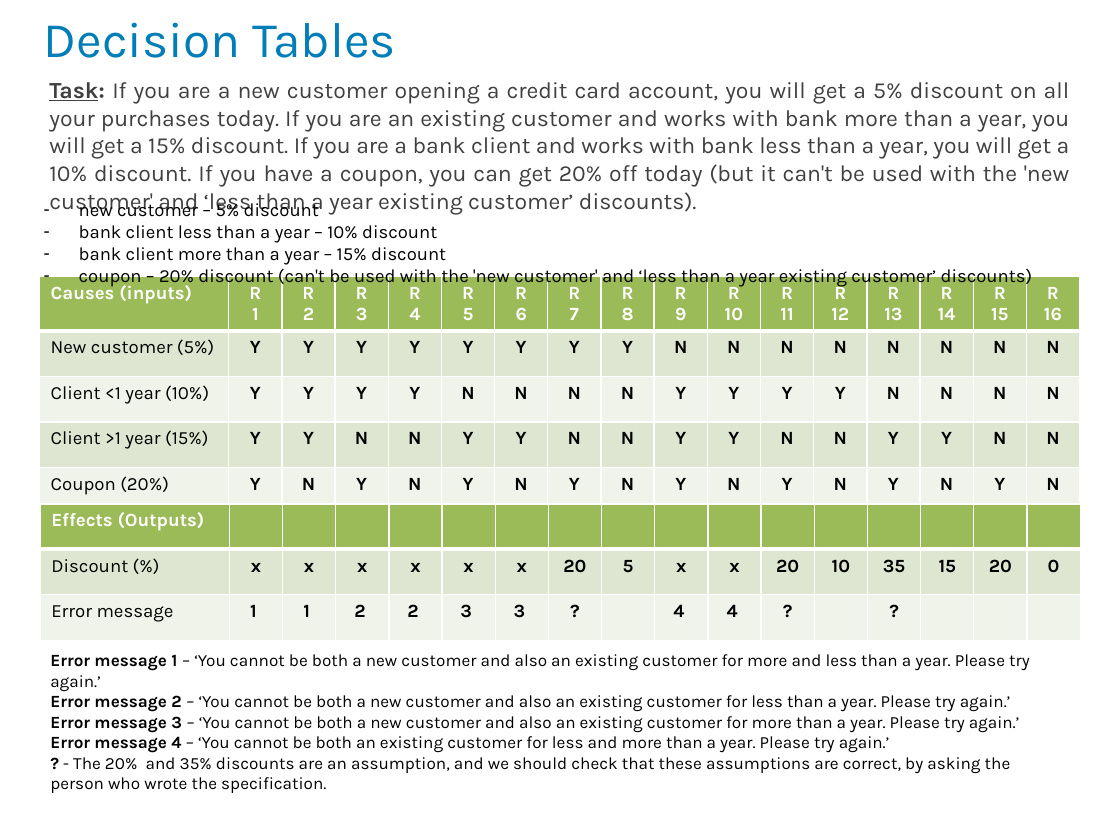
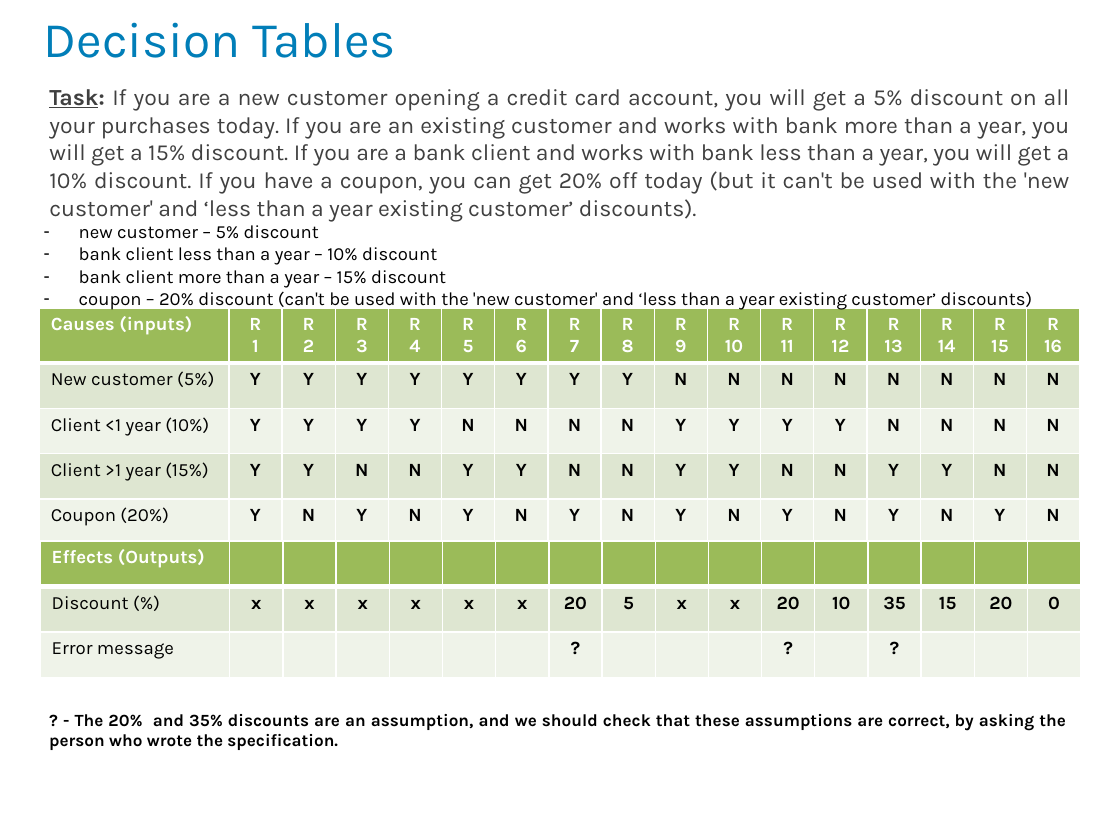
Before and after one commit to ttp-if/mqc, a slide deck: slide 5 of Nataliia Sheludiakova/HW5/HW5_Test Design Techniques_Nataliia_Sheludiakova.pptx. Drawn at 1120x840 pixels with LibreOffice and Linux fonts; fonts in the diff are those of the drawing; background and template pictures are left out. Boxes give left, top, right and bottom in pixels: in the first picture for what was removed or moved away, otherwise in the second. Text is boxed around its words. In the diff, an @@ line names an element or a change of style, - is before the commit and + after.

```diff
--- a/Nataliia Sheludiakova/HW5/HW5_Test Design Techniques_Nataliia_Sheludiakova.pptx
+++ b/Nataliia Sheludiakova/HW5/HW5_Test Design Techniques_Nataliia_Sheludiakova.pptx
@@ text "Task: If you are a ...": place and size @@
-text "Task: If you are a ..." at <box>49,82,1070,187</box>
+text "Task: If you are a ..." at <box>49,89,1070,194</box>
@@ text "new customer – 5% discount" rewrapped from <box>79,199,1032,288</box> to <box>79,225,1032,310</box> @@
@@ table: place and size @@
-table at <box>39,277,1071,514</box>
+table at <box>39,308,1071,545</box>
@@ table at <box>40,541,1072,678</box> @@
-row 3: Error message | 1 | 1 | 2 | 2 | 3 | 3 | ? |  | 4 | 4 | ? |  | ? |  |  | 
+row 3: Error message |  |  |  |  |  |  | ? |  |  |  | ? |  | ? |  |  | 
@@ table: place and size @@
-table at <box>40,504,1072,641</box>
+table at <box>40,541,1072,678</box>
@@ text at <box>50,654,1030,753</box>: paragraphs removed @@
-Error message 1 – ‘You cannot be both a new customer and also an existing customer for more and less than a year. Please try again.’
-Error message 2 – ‘You cannot be both a new customer and also an existing customer for less than a year. Please try again.’
-Error message 3 – ‘You cannot be both a new customer and also an existing customer for more than a year. Please try again.’
-Error message 4 – ‘You cannot be both an existing customer for less and more than a year. Please try again.’
@@ text "? - The 20% and ...": place and size @@
-text "? - The 20% and ..." at <box>50,654,1030,793</box>
+text "? - The 20% and ..." at <box>49,714,1066,750</box>
@@ text "? - The 20% and ..." at <box>49,714,1066,750</box>: bold on; alignment left to justified @@
```
Also in this commit, not shown: 3 other slides changed, 1 slide added, 2 other files.
